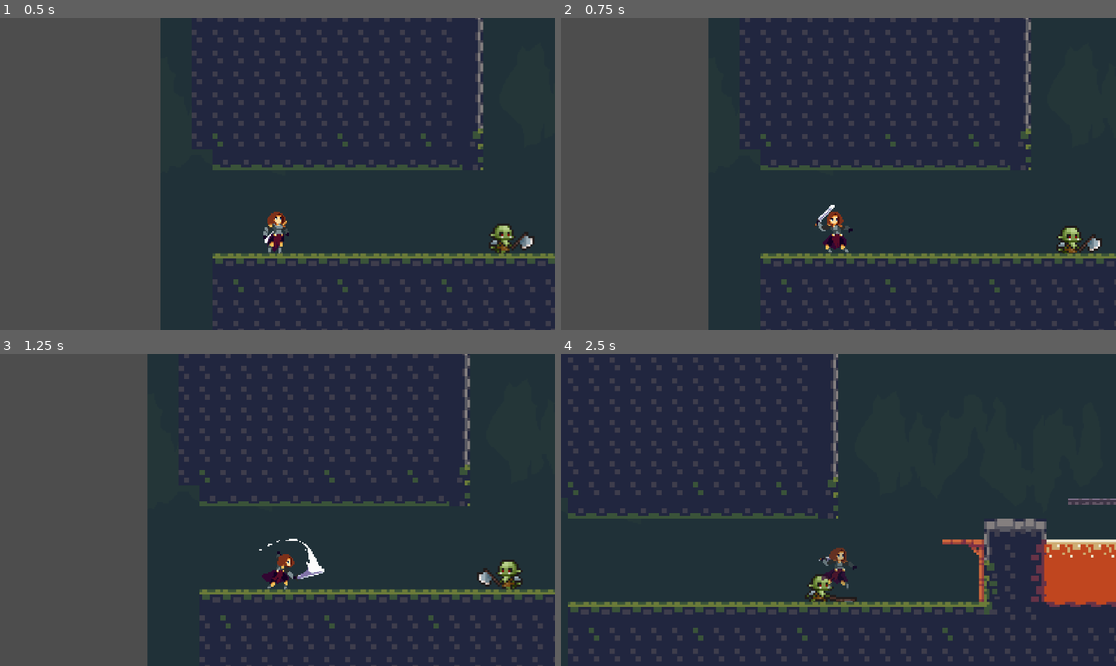
Above: before the commit, frames 1-4 (two rows, left to right).
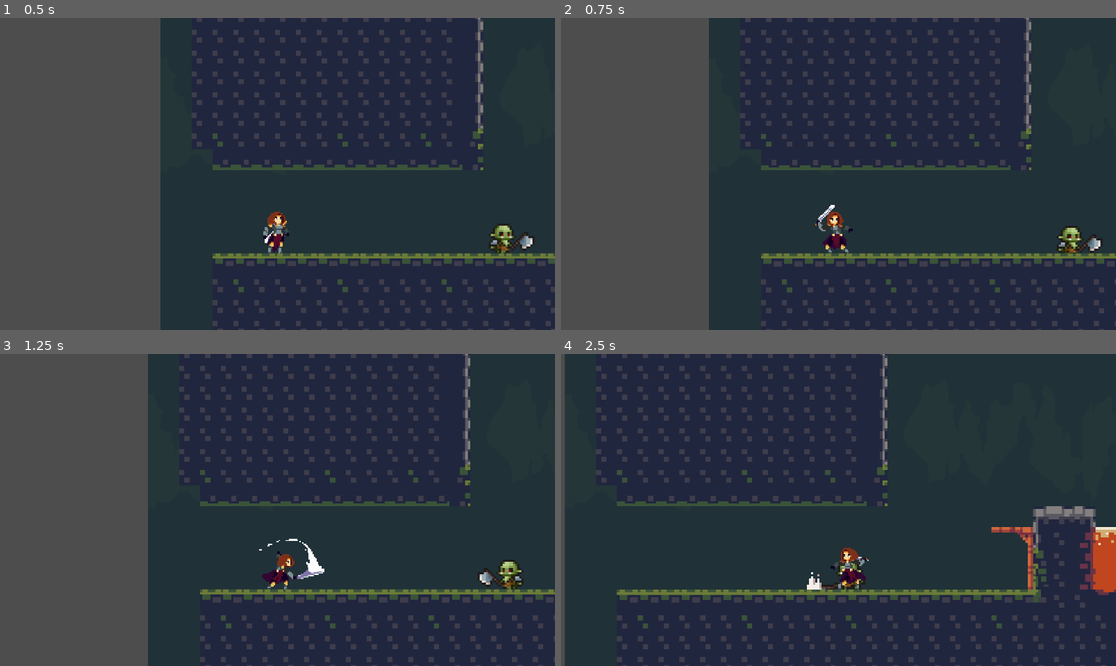
Above: after the commit, the same moments.

Repository: FakhriRyu/Game-Into-The-Light
Game: Godot game, scene res://scenes/level/level_1.tscn
Two runs of this game, one before a commit and one after it. Both use one fixed random seed, a clock stepped at 60 frames per second and the inputs below.
Inputs:
- Up to frame 1 (0.5 s): no input
- Up to frame 2 (0.75 s): hold D (move_right) from 0.53 s (still down); tap J (attack) at 0.6 s
- Up to frame 3 (1.25 s): keep holding D (move_right); tap Space (jump) at 0.77 s
- Up to frame 4 (2.5 s): tap J (attack) at 1.35, 2.1 s; tap Space (jump) at 1.52 s; release D (move_right) at 2.03 s; hold A (move_left) from 2.03 s (still down)

Frame 1 is identical in both runs. In frame 2, 1.0% of the frame differs, in the area x 26-100%, y 0-100%; in frame 3, 1.0%; in frame 4, 19%, in the area x 0-100%, y 0-100%.

Commit message:
fixing orc hurt state

Diff:
--- a/scripts/enemies/orc.gd
+++ b/scripts/enemies/orc.gd
@@ -127,10 +127,12 @@
 		if health <= 0:
 			change_state(State.DEAD)
 			return
-		if target != null:
-			change_state(State.CHASE)
-		else:
-			change_state(State.PATROL)
+		# Pastikan kembali mengejar player setelah selesai hurt
+		if target == null:
+			var players := get_tree().get_nodes_in_group("player")
+			if players.size() > 0:
+				target = players[0]
+		change_state(State.ATTACK)
 
 
 func _on_detection_area_body_entered(body: Node2D) -> void:
--- a/scripts/player.gd
+++ b/scripts/player.gd
@@ -12,7 +12,7 @@
 var _attack_shape_base_pos: Vector2
 
 # --- Movement tunables ---
-@export var SPEED: float = 120.0
+@export var SPEED: float = 90.0
 @export var JUMP_VELOCITY: float = -220.0
 @export var ACCEL: float = 1200.0
 @export var FRICTION: float = 1400.0
